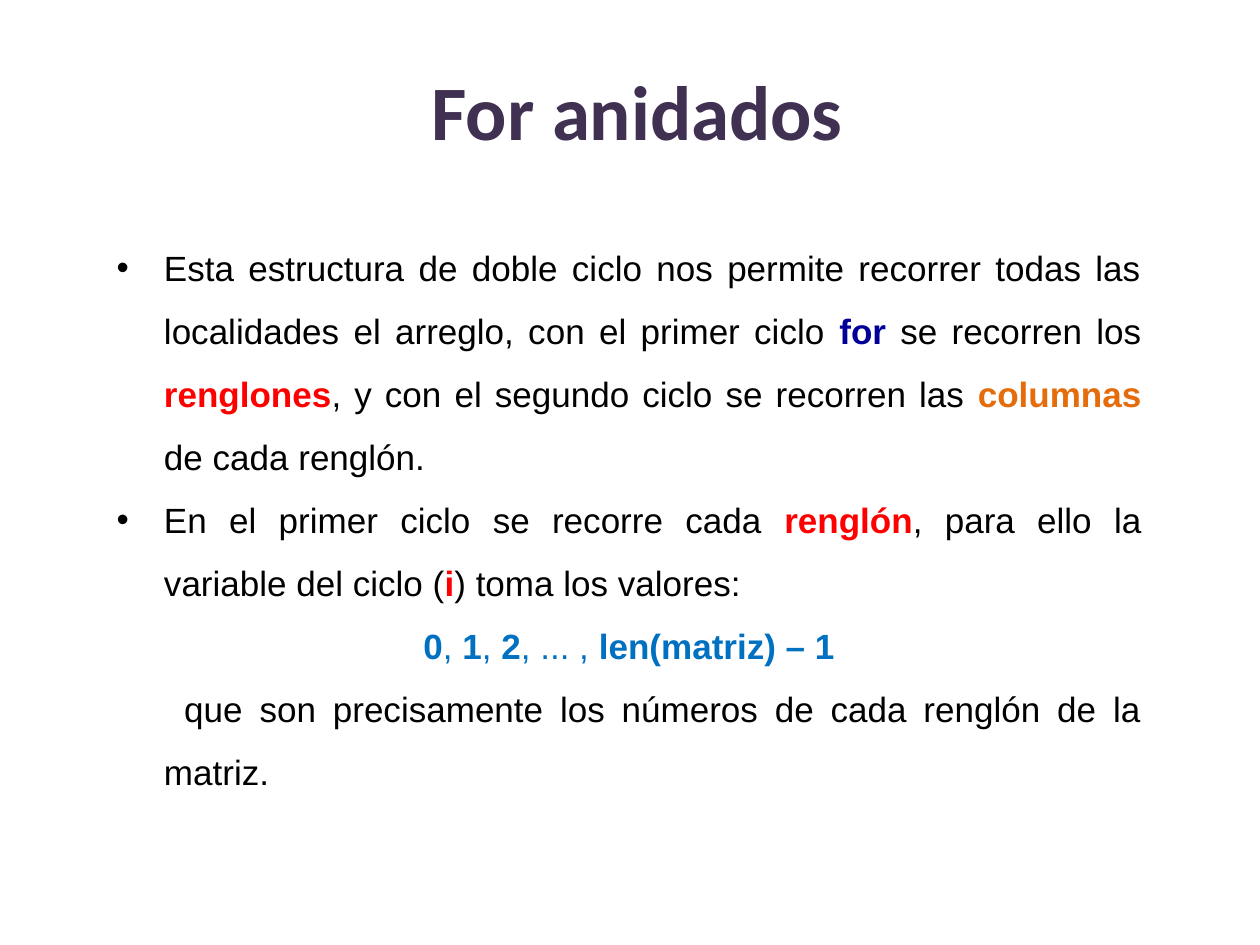
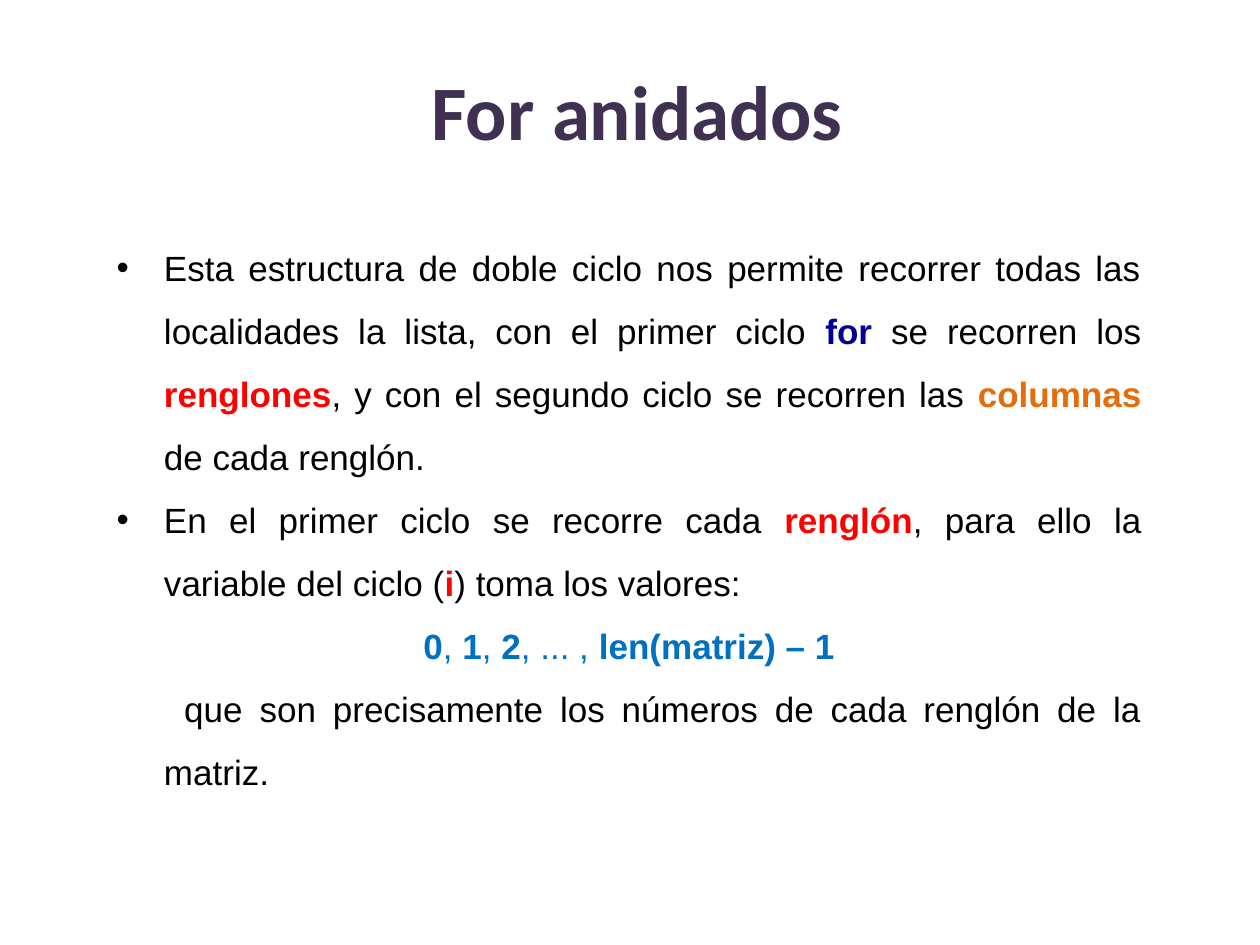
Before and after one commit to lizetheP/PensamientoC, a slide deck: slide 15 of CalendarioAgo2023/presentaciones/10_Matrices.pptx. Drawn at 1260x945 pixels with LibreOffice and Linux fonts; fonts in the diff are those of the drawing. Boxes give left, top, right and bottom in pixels: in the first picture for what was removed or moved away, otherwise in the second. Text is boxed around its words. In the diff, an @@ line names an element or a change of style, - is before the commit and + after.

```diff
--- a/CalendarioAgo2023/presentaciones/10_Matrices.pptx
+++ b/CalendarioAgo2023/presentaciones/10_Matrices.pptx
@@ text at (164,255,1141,477): text changed @@
-• Esta estructura de doble ciclo nos permite recorrer todas las localidades el arreglo, con el primer ciclo for se recorren los renglones, y con el segundo ciclo se recorren las columnas de cada renglón.
+• Esta estructura de doble ciclo nos permite recorrer todas las localidades la lista, con el primer ciclo for se recorren los renglones, y con el segundo ciclo se recorren las columnas de cada renglón.
```
Also in this commit, not shown: 6 other slides changed.
